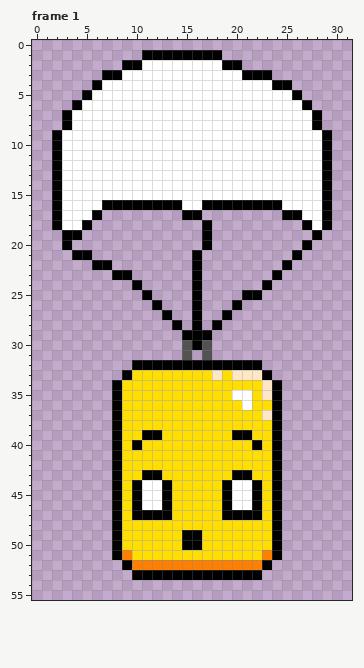
Two states of a pixel-art file, gas/gas.ase. This is how it looked before the edit.
32x56 pixels, 3 frames. Shown: frame 1. The commit also changed other frames, which this record leaves out.
After:
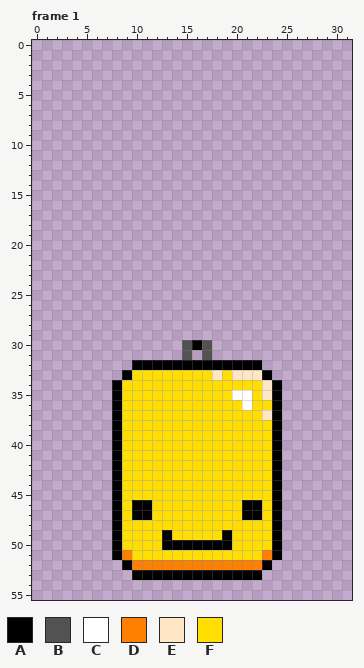
Palette (. is transparent): A #000000  B #525252  C #ffffff  D #ff7f00  E #ffe7c5  F #ffde00
The commit says: Saved source aseprite file
Difference:
layer "Layer 2" now hidden
Changed rows in their new state; - is an unchanged pixel.
Frame 1:
first column x 2:
 1 ---------........-----------
 2 -------............---------
 3 -----.................------
 4 ----....................----
 5 ---......................---
 6 --........................--
 7 -..........................-
 8 -..........................-
 9 ............................
10 ............................
11 ............................
12 ............................
13 ............................
14 ............................
15 ............................
16 ............................
17 .....--------..--------.....
18 ....-----------.---------...
19 -..------------.----------.-
20 -.-------------.---------.--
21 --..----------.---------.---
22 ----..--------.--------.----
23 ------..------.-------.-----
24 --------.-----.------.------
25 ---------.----.----..-------
26 ----------.---.---.---------
27 -----------.--.--.----------
28 ------------.-.-.-----------
29 -------------...------------
first column x 10:
39 -FF-------FF-
40 F-----------F
43 -FF-------FF-
44 FFFF-----FFFF
45 FFFF-----FFFF
46 -AFF-----FFA-
47 --FF-----FF--
49 ---A-FF--A---
50 ---AA--AAA---
Boxes around the changes in both pictures, in picture pixels (x1, y1, x2, y2):
erased: (52, 50, 332, 340)
changed: (132, 430, 262, 550)
